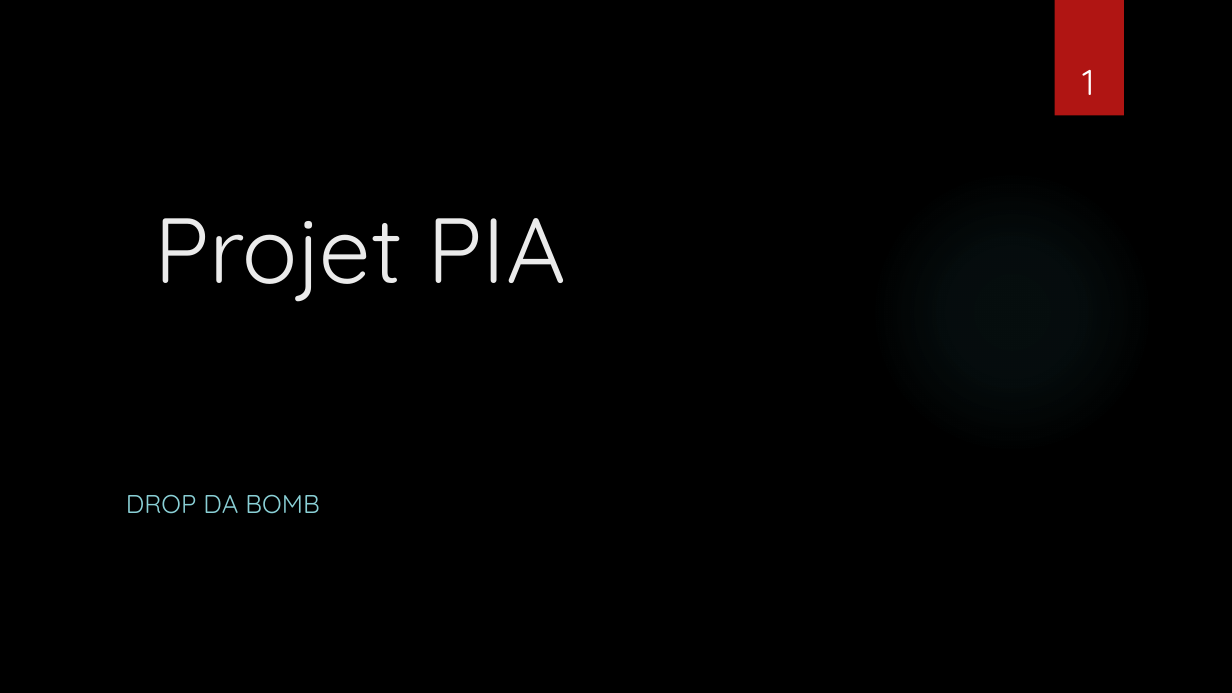
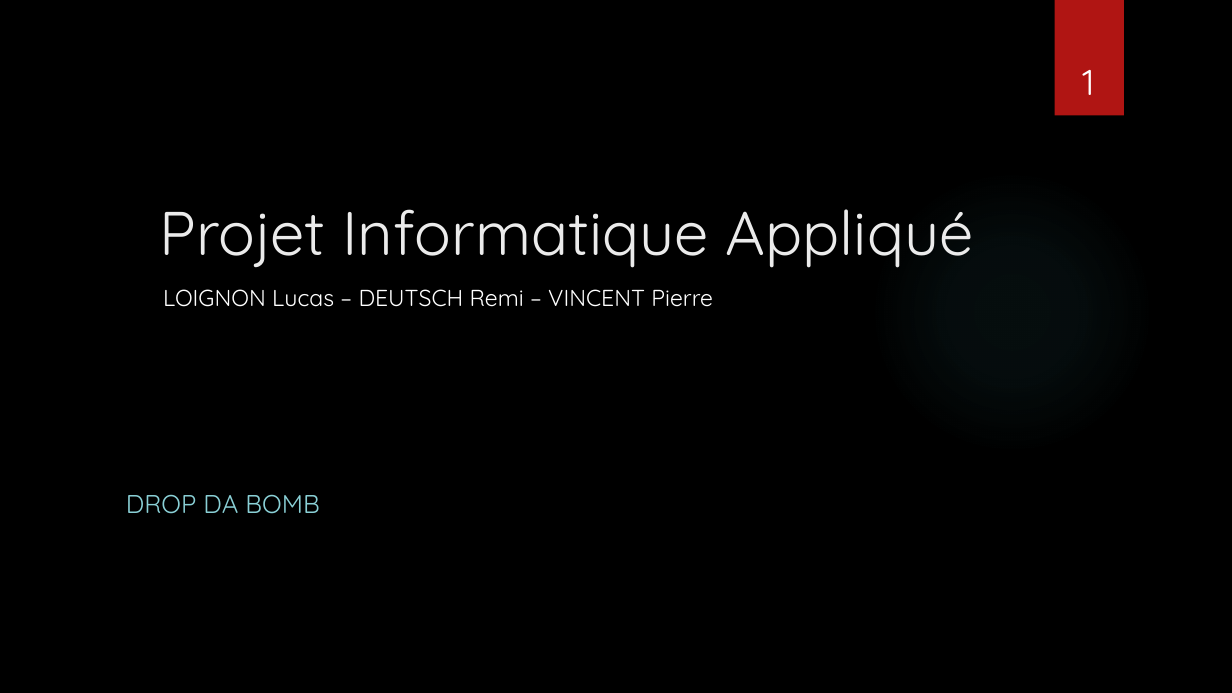
Before and after one commit to Vinspi/DropDaBomb, a slide deck: slide 1 of Documentation/PresentationPIA.pptx. Drawn at 1232x693 pixels with LibreOffice and Linux fonts; fonts in the diff are those of the drawing; background and template pictures are left out. Boxes give left, top, right and bottom in pixels: in the first picture for what was removed or moved away, otherwise in the second. Text is boxed around its words. In the diff, an @@ line names an element or a change of style, - is before the commit and + after.

Commit message:
latest version

```diff
--- a/Documentation/PresentationPIA.pptx
+++ b/Documentation/PresentationPIA.pptx
@@ title at (x1=160, y1=209, x2=974, y2=268): text changed; size 72 to 48 pt @@
-Projet PIA
+Projet Informatique Appliqué
@@ text added at (x1=163, y1=289, x2=713, y2=307), 18 pt, text #FFFFFF @@
+LOIGNON Lucas – DEUTSCH Remi – VINCENT Pierre
```
Also in this commit, not shown: 4 other slides changed, 1 slide added.
